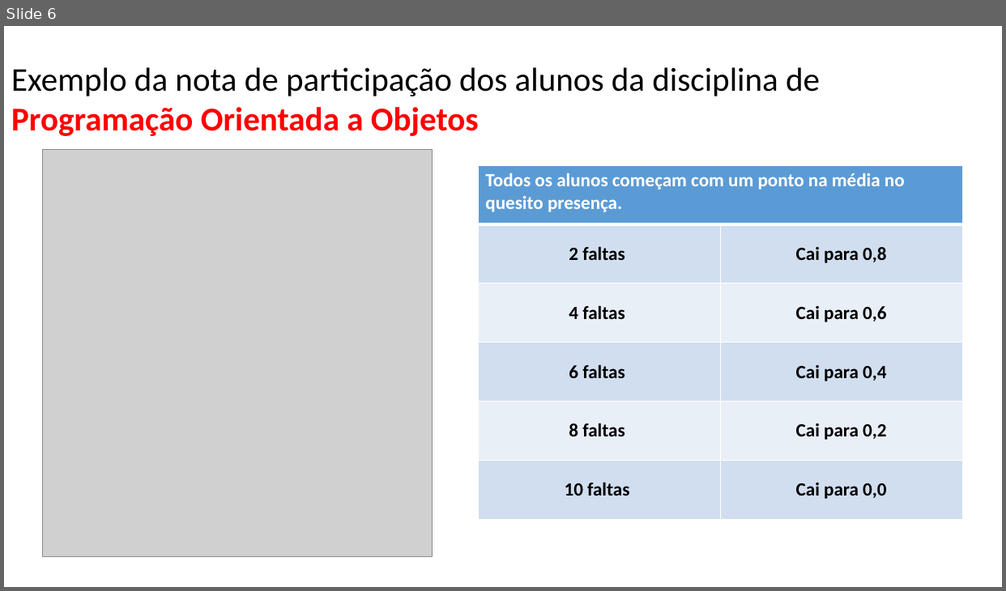
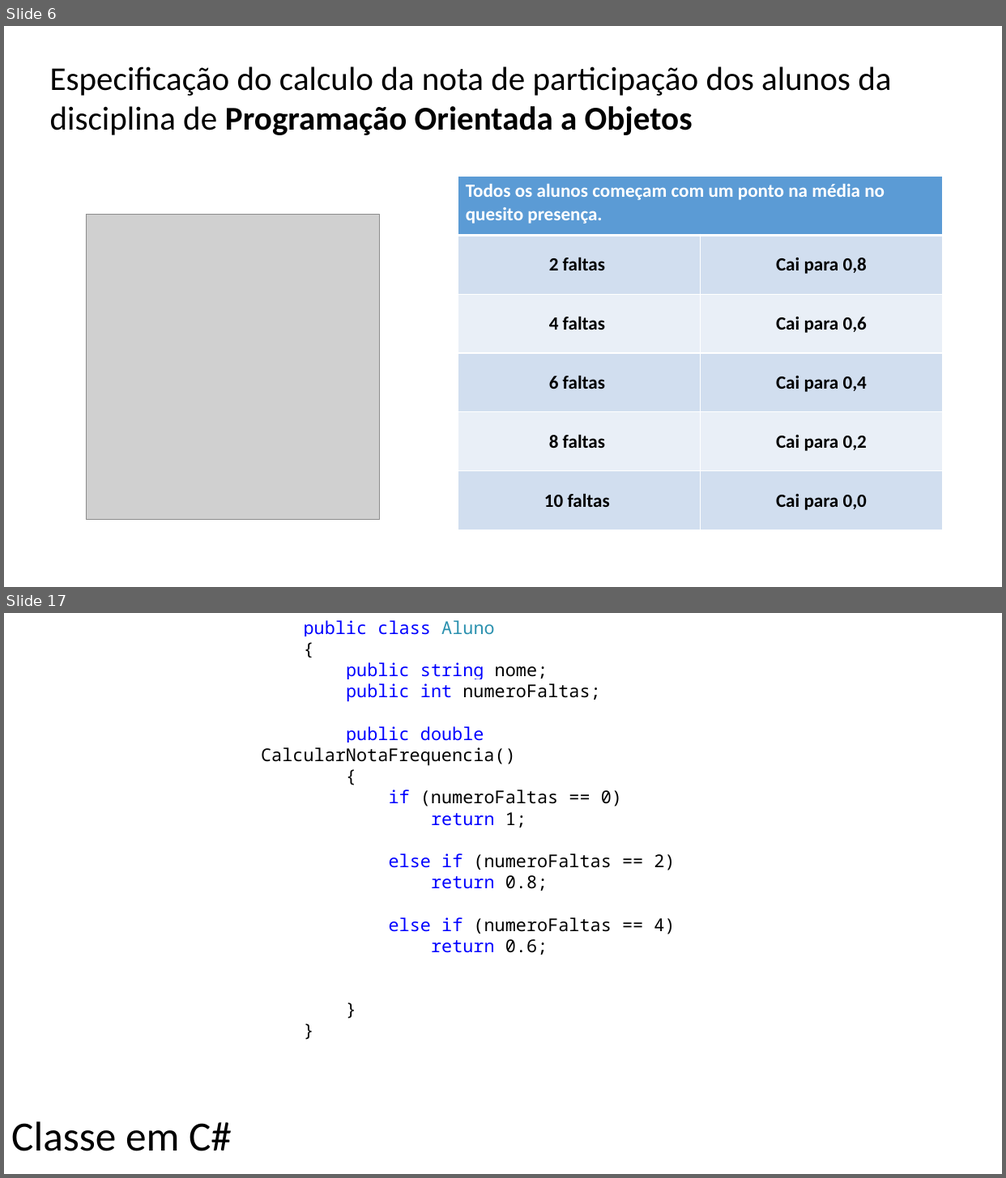
Before and after one commit to AlexandreRech/Terceira-Fase-POO-2017, a slide deck: Material/Unidade 2/Unidade 2 - Resumido.pptx. Shown one above the other, each under a label of ours: slide 6 before the commit, slides 6 and 17 after it; the slides between them are not shown. The pictures are 1006x591 and 1006x1178 pixels, drawn with LibreOffice and Linux fonts; fonts in the diff are those of the drawing; grey boxes stand for pictures. Boxes give left, top, right and bottom in pixels: in the first picture for what was removed or moved away, otherwise in the second. Text is boxed around its words. In the diff, an @@ line names an element or a change of style, - is before the commit and + after.

```diff
--- a/Material/Unidade 2/Unidade 2 - Resumido.pptx
+++ b/Material/Unidade 2/Unidade 2 - Resumido.pptx
@@ slide 17 added at bbox=[4, 613, 1002, 1174], background #FFFFFF @@
@@ text added at bbox=[261, 620, 675, 955], 17 pt, text #000000 @@
+public class Aluno
+{
+public string nome;
+public int numeroFaltas;
+public double CalcularNotaFrequencia()
+{
+if (numeroFaltas == 0)
+return 1;
+else if (numeroFaltas == 2)
+return 0.8;
+else if (numeroFaltas == 4)
+return 0.6;
+}
+}
@@ text added at bbox=[11, 1122, 232, 1152], 40 pt, text #000000 @@
+Classe em C#
@@ slide 6 changed as well @@
@@ text at bbox=[50, 66, 891, 135]: text changed @@
-Exemplo da nota de participação dos alunos da disciplina de Programação Orientada a Objetos
+Especificação do calculo da nota de participação dos alunos da disciplina de Programação Orientada a Objetos
@@ table: place and size @@
-table at bbox=[478, 165, 963, 520]
+table at bbox=[458, 177, 944, 531]
@@ picture: place and size @@
-picture at bbox=[42, 150, 432, 557]
+picture at bbox=[87, 215, 379, 520]
```
Also in this commit, not shown: 3 other slides changed, 21 other slides added, 5 other files.
